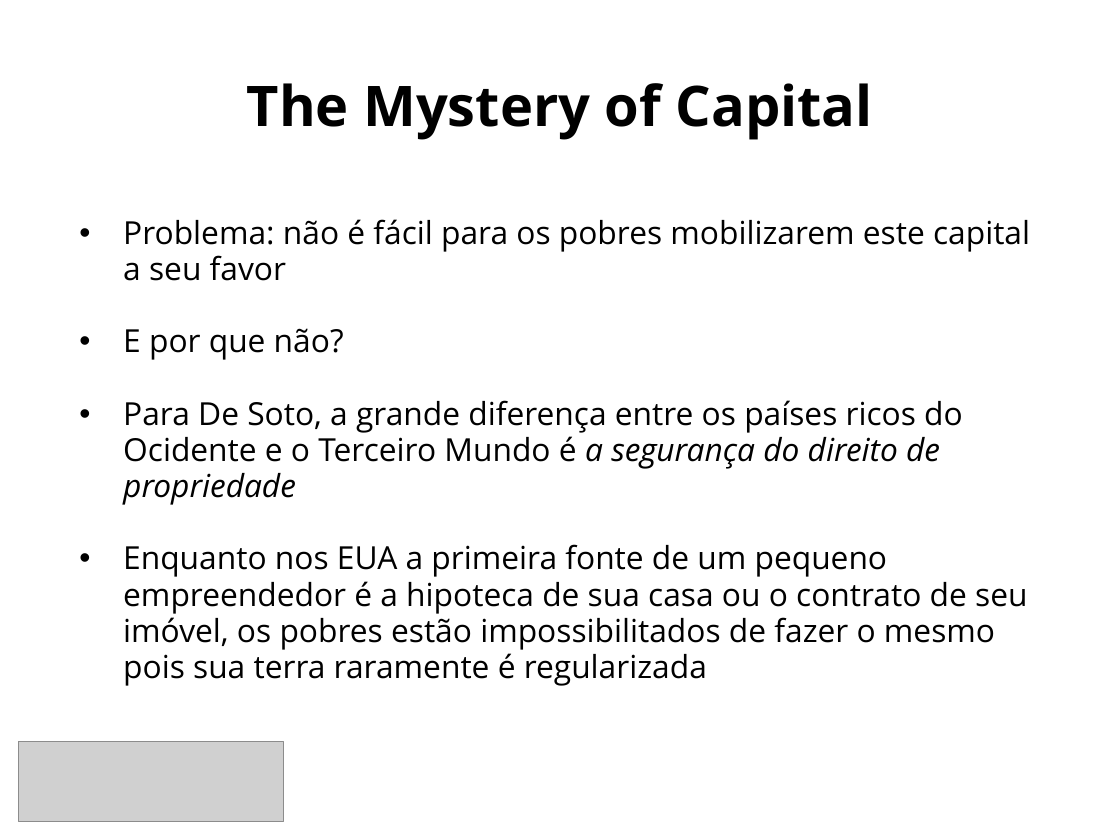
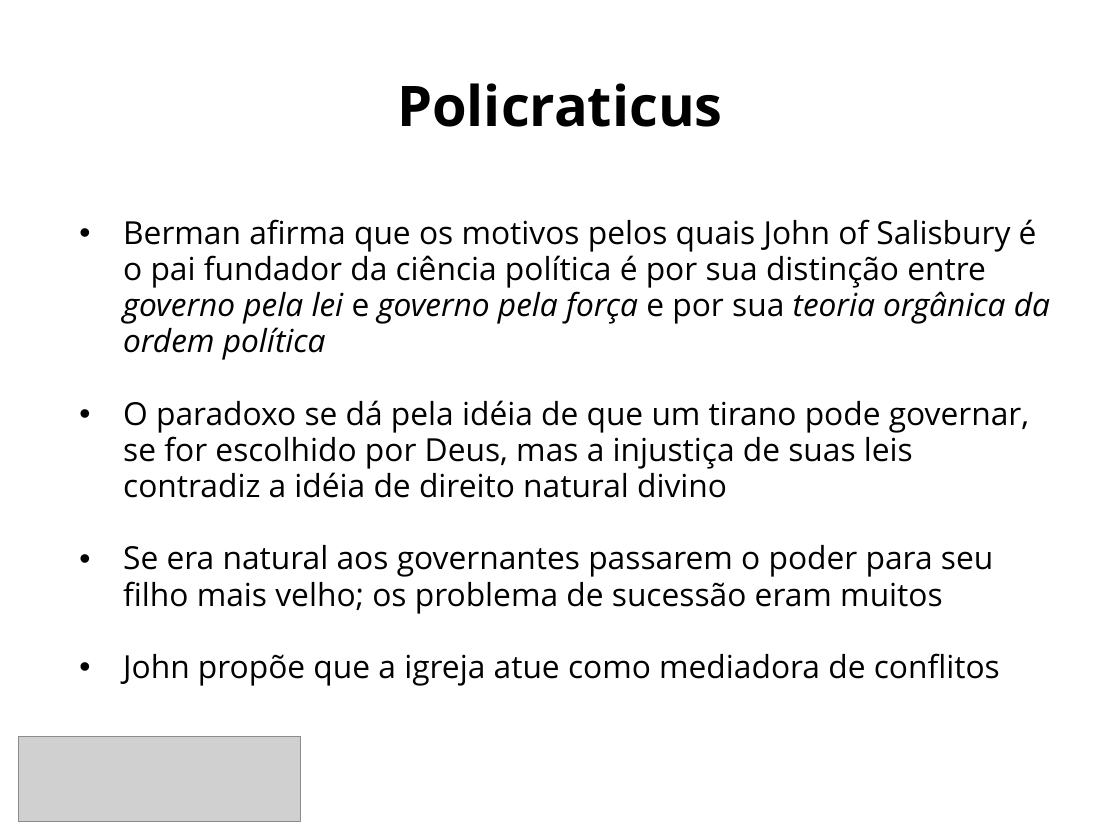
Before and after one commit to danilofreire/omma, a slide deck: slide 15 of sessoes-11-12/sessao-11.pptx (slide 7 before the commit). Drawn at 1120x840 pixels with LibreOffice and Linux fonts; fonts in the diff are those of the drawing; grey boxes stand for pictures. Boxes give left, top, right and bottom in pixels: in the first picture for what was removed or moved away, otherwise in the second. Text is boxed around its words. In the diff, an @@ line names an element or a change of style, - is before the commit and + after.

```diff
--- a/sessoes-11-12/sessao-11.pptx
+++ b/sessoes-11-12/sessao-11.pptx
@@ title at <box>397,83,723,127</box>: text changed @@
-The Mystery of Capital
+Policraticus
@@ text at <box>123,219,1050,686</box>: text changed @@
-• Problema: não é fácil para os pobres mobilizarem este capital a seu favor
-• E por que não?
-• Para De Soto, a grande diferença entre os países ricos do Ocidente e o Terceiro Mundo é a segurança do direito de propriedade
-• Enquanto nos EUA a primeira fonte de um pequeno empreendedor é a hipoteca de sua casa ou o contrato de seu imóvel, os pobres estão impossibilitados de fazer o mesmo pois sua terra raramente é regularizada
+• Berman afirma que os motivos pelos quais John of Salisbury é o pai fundador da ciência política é por sua distinção entre governo pela lei e governo pela força e por sua teoria orgânica da ordem política
+• O paradoxo se dá pela idéia de que um tirano pode governar, se for escolhido por Deus, mas a injustiça de suas leis contradiz a idéia de direito natural divino
+• Se era natural aos governantes passarem o poder para seu filho mais velho; os problema de sucessão eram muitos
+• John propõe que a igreja atue como mediadora de conflitos
@@ picture: place and size @@
-picture at <box>19,741,284,821</box>
+picture at <box>19,737,301,822</box>
```
Also in this commit, not shown: 1 other slide changed, 23 slides added, 16 slides removed, 25 other files.
